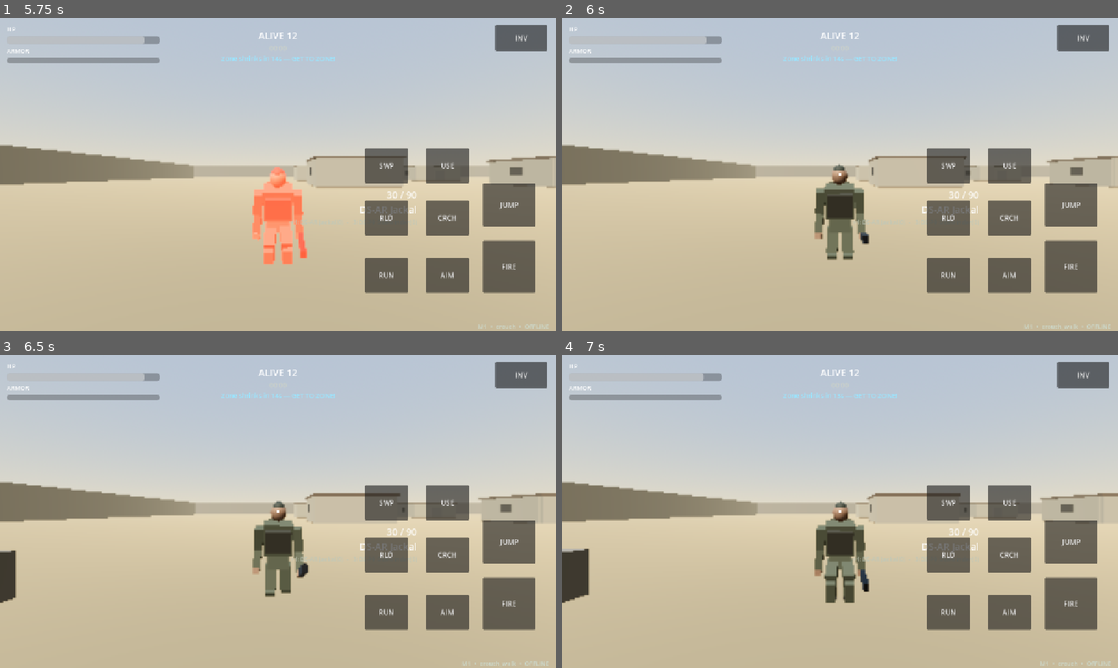
Above: before the commit, frames 1-4 (two rows, left to right).
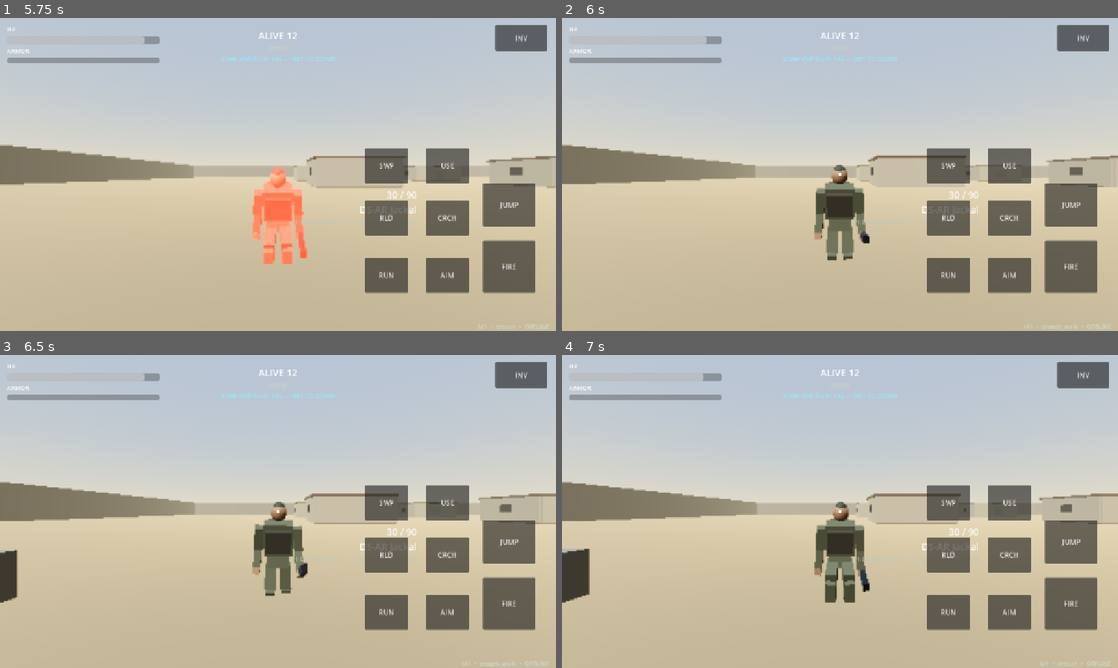
Above: after the commit, the same moments.

Repository: Srizvi786/New-repo
Game: Godot game, scene res://main/Main.tscn
Same seed, same stepped clock (60 frames per second), same inputs: the game is played once before the commit and once after it.
Inputs (mouse positions are in pixels of both pictures, inside the frame that each line leads up to):
- Up to frame 1 (5.75 s): click "DEPLOY (PLAY)" at 0.5 s; tap Enter at 1.25 s; drag from (66, 265) to (333, 105) at 1.27 s; drag from (166, 190) to (250, 237) at 2.02 s; move the mouse to (333, 105) at 2.77 s; hold D (move_right) 2.78-3.5 s; hold Right mouse button (aim) 2.78-3.5 s; click (333, 105) at 3.05 s; drag from (250, 237) to (111, 127) at 3.52 s; move the mouse to (444, 221) at 4.27 s; press the mouse at (444, 221) at 4.28 s; hold A (move_left) 4.28-5 s; tap Space (jump) at 4.52 s; tap R (reload) at 4.9 s; release the mouse at (444, 221) at 5 s; drag from (111, 127) to (194, 96) at 5.02 s
- Up to frame 2 (6 s): move the mouse to (867, 174) at 5.77 s; press the mouse at (867, 174) at 5.78 s; hold S (move_back) from 5.78 s (still down); tap E (interact) at 5.85 s
- Up to frame 3 (6.5 s): keep holding S (move_back)
- Up to frame 4 (7 s): release S (move_back) at 6.5 s; release the mouse at (867, 511) at 6.5 s; drag from (756, 433) to (728, 527) at 6.52 s

Frame 1 is identical in both runs. In frame 2, 0.6% of the frame differs, in the area x 0-100%, y 40-78%; in frame 3, 0.8%; in frame 4, 0.8%, in the area x 0-100%, y 40-80%.
Error in both runs: Invalid call. Nonexistent 'int' constructor. (res://src/weapons/WeaponInventory.gd:29)

Commit message:
perf: milestone 10 dynamic resolution tracer pool loot culling and budgets

Diff:
--- a/main/Main.gd
+++ b/main/Main.gd
@@ -26,6 +26,7 @@
 const BOTMGR_SCRIPT := "res://src/bots/BotManager.gd"
 const MATCH_SCRIPT := "res://src/match/MatchManager.gd"
 const ZONE_SCRIPT := "res://src/match/ZoneManager.gd"
+const TFX := preload("res://src/weapons/TracerFX.gd")
 const RESULTS_SCENE := "res://src/ui/Results.tscn"
 
 func _ready() -> void:
@@ -70,6 +71,7 @@
 	if hud:
 		hud.queue_free()
 		hud = null
+	TFX.clear_pool()
 	var gm := get_node("/root/GameManager")
 	await gm.call("start_play", world_root)
 	_ensure_loot()
--- a/src/core/PerformanceMonitor.gd
+++ b/src/core/PerformanceMonitor.gd
@@ -58,7 +58,8 @@
 	var mem_mb := Performance.get_monitor(Performance.MEMORY_STATIC) / 1048576.0
 	var draws := int(Performance.get_monitor(Performance.RENDER_TOTAL_DRAW_CALLS_IN_FRAME))
 	var objs := Performance.get_monitor(Performance.OBJECT_COUNT)
-	_label.text = "PERF (dev)\nFPS: %d\nframe: %.2f ms\nphys: %.2f ms\nmem: %.1f MB\ndraws: %d\nobjects: %d" % [int(fps), proc_ms, phys_ms, mem_mb, int(draws), int(objs)]
+	var bots := get_tree().get_nodes_in_group("bots").size()
+	_label.text = "PERF (dev)\nFPS: %d\nframe: %.2f ms\nphys: %.2f ms\nmem: %.1f MB\ndraws: %d\nobjects: %d\nbots: %d" % [int(fps), proc_ms, phys_ms, mem_mb, int(draws), int(objs), bots]
 
 func toggle() -> void:
 	_visible_panel = not _visible_panel
--- a/src/core/QualityManager.gd
+++ b/src/core/QualityManager.gd
@@ -6,6 +6,14 @@
 
 var current: int = Preset.MEDIUM
 var applied_scale: float = 0.85
+var dynamic_res: bool = true
+
+const DYN_LEVELS := [0.6, 0.7, 0.85, 1.0]
+var _dyn_idx: int = 2
+var _fps_acc: float = 0.0
+var _fps_n: int = 0
+var _fps_low_t: float = 0.0
+var _fps_high_t: float = 0.0
 
 signal preset_applied(preset: int)
 
@@ -44,24 +52,50 @@
 
 func apply_preset(p: int) -> void:
 	current = p
-	var vp := get_viewport()
 	match p:
 		Preset.LOW:
-			applied_scale = 0.7
-			if vp:
-				vp.scaling_3d_scale = 0.7
-				vp.msaa_3d = Viewport.MSAA_DISABLED
+			_dyn_idx = 1
 		Preset.MEDIUM:
-			applied_scale = 0.85
-			if vp:
-				vp.scaling_3d_scale = 0.85
-				vp.msaa_3d = Viewport.MSAA_2X
+			_dyn_idx = 2
 		Preset.HIGH:
-			applied_scale = 1.0
-			if vp:
-				vp.scaling_3d_scale = 1.0
-				vp.msaa_3d = Viewport.MSAA_2X
+			_dyn_idx = 3
+	_apply_dyn()
 	emit_signal("preset_applied", current)
+
+func _apply_dyn() -> void:
+	applied_scale = DYN_LEVELS[_dyn_idx]
+	var vp := get_viewport()
+	if vp:
+		vp.scaling_3d_scale = applied_scale
+		vp.msaa_3d = Viewport.MSAA_DISABLED if current == Preset.LOW else Viewport.MSAA_2X
+
+func _process(_delta: float) -> void:
+	if not dynamic_res:
+		return
+	_fps_acc += Performance.get_monitor(Performance.TIME_FPS)
+	_fps_n += 1
+	if _fps_n < 60:
+		return
+	var avg: float = _fps_acc / 60.0
+	_fps_acc = 0.0
+	_fps_n = 0
+	if avg < 25.0:
+		_fps_low_t += 1.0
+		_fps_high_t = 0.0
+	elif avg > 55.0:
+		_fps_high_t += 1.0
+		_fps_low_t = 0.0
+	else:
+		_fps_low_t = 0.0
+		_fps_high_t = 0.0
+	if _fps_low_t >= 3.0 and _dyn_idx > 0:
+		_dyn_idx -= 1
+		_fps_low_t = 0.0
+		_apply_dyn()
+	elif _fps_high_t >= 5.0 and _dyn_idx < DYN_LEVELS.size() - 1:
+		_dyn_idx += 1
+		_fps_high_t = 0.0
+		_apply_dyn()
 
 func apply_to_camera(cam: Camera3D) -> void:
 	if cam == null:
--- a/src/items/LootPickup.gd
+++ b/src/items/LootPickup.gd
@@ -52,6 +52,24 @@
 	add_child(label)
 
 func _process(delta: float) -> void:
+	# Distance-culled idle animation: ~40 pickups stay nearly free off-screen.
+	if _player_far():
+		return
 	_t += delta
 	position.y = _base_y + sin(_t * 2.0) * 0.08
 	_mi.rotation.y += delta * 0.8
+
+var _far_check_t: float = 0.0
+var _is_far: bool = false
+
+func _player_far() -> bool:
+	_far_check_t -= get_process_delta_time()
+	if _far_check_t > 0.0:
+		return _is_far
+	_far_check_t = 0.5
+	var p = get_tree().get_first_node_in_group("player")
+	if p == null:
+		_is_far = false
+		return false
+	_is_far = (p as Node3D).global_position.distance_to(global_position) > 40.0
+	return _is_far
--- a/src/weapons/TracerFX.gd
+++ b/src/weapons/TracerFX.gd
@@ -1,25 +1,73 @@
 extends RefCounted
-## TracerFX — one-shot world tracers for bots/events. Player gun keeps its
-## own capped pool (high fire rate); everything else uses this (auto-frees).
+## TracerFX — pooled world tracers for bots/events (max 32 live, nodes reused).
+## Player gun keeps its own capped pool (high fire rate).
 class_name TracerFX
+
+static var _pool: Array = []
+static var _mat: StandardMaterial3D = null
+const MAX_LIVE := 32
+
+static func _get_mat() -> StandardMaterial3D:
+	if _mat == null:
+		_mat = StandardMaterial3D.new()
+		_mat.shading_mode = BaseMaterial3D.SHADING_MODE_UNSHADED
+		_mat.albedo_color = Color(1.0, 0.85, 0.4, 0.8)
+		_mat.transparency = BaseMaterial3D.TRANSPARENCY_ALPHA
+	return _mat
 
 static func spawn(host: Node, a: Vector3, b: Vector3, color: Color = Color(1.0, 0.85, 0.4, 0.8), life: float = 0.08) -> void:
 	if host == null:
 		return
+	_prune(host)
+	if _live_count() >= MAX_LIVE:
+		return
+	var mi: MeshInstance3D = null
+	for n in _pool:
+		if is_instance_valid(n) and not (n as MeshInstance3D).visible and (n as Node).get_parent() == host:
+			mi = n
+			break
+	if mi == null:
+		mi = MeshInstance3D.new()
+		mi.material_override = _get_mat()
+		host.add_child(mi)
+		_pool.append(mi)
 	var im := ImmediateMesh.new()
 	im.surface_begin(Mesh.PRIMITIVE_LINES)
 	im.surface_add_vertex(a)
 	im.surface_add_vertex(b)
 	im.surface_end()
-	var mi := MeshInstance3D.new()
 	mi.mesh = im
-	var m := StandardMaterial3D.new()
-	m.shading_mode = BaseMaterial3D.SHADING_MODE_UNSHADED
-	m.albedo_color = color
-	m.transparency = BaseMaterial3D.TRANSPARENCY_ALPHA
-	mi.material_override = m
-	host.add_child(mi)
 	mi.global_transform = Transform3D.IDENTITY
+	mi.visible = true
+	if color != Color(1.0, 0.85, 0.4, 0.8):
+		var m := _get_mat().duplicate() as StandardMaterial3D
+		m.albedo_color = color
+		mi.material_override = m
+	else:
+		mi.material_override = _get_mat()
 	await host.get_tree().create_timer(life).timeout
 	if is_instance_valid(mi):
-		mi.queue_free()
+		mi.visible = false
+
+static func _live_count() -> int:
+	var n := 0
+	for mi in _pool:
+		if is_instance_valid(mi) and (mi as MeshInstance3D).visible:
+			n += 1
+	return n
+
+static func _prune(host: Node) -> void:
+	# Drop pooled nodes whose scene went away (match redeploy).
+	for i in range(_pool.size() - 1, -1, -1):
+		var mi = _pool[i]
+		if not is_instance_valid(mi) or not mi.is_inside_tree():
+			_pool.remove_at(i)
+		elif host and mi.get_parent() != host and not (mi as MeshInstance3D).visible:
+			(mi as Node).queue_free()
+			_pool.remove_at(i)
+
+static func clear_pool() -> void:
+	for mi in _pool:
+		if is_instance_valid(mi):
+			(mi as Node).queue_free()
+	_pool.clear()
Not shown, changed: docs/performance.md
Not shown, changed: tests/test_project_structure.py
